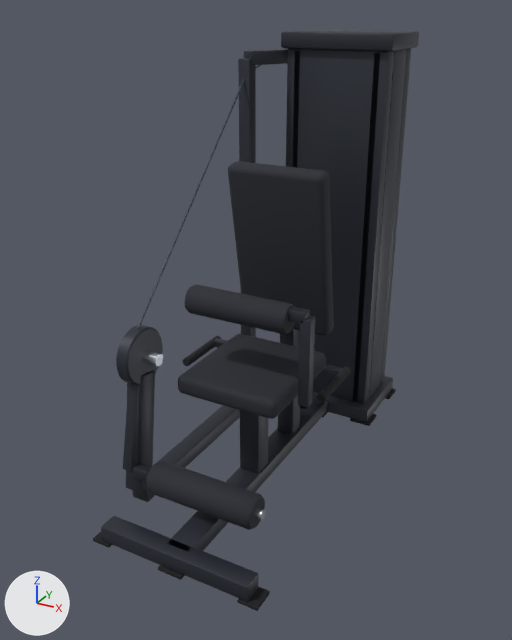
Before and after pictures for a commit that changed the glTF model exercise-motion/models/machines/leg-extension.glb.
Before and after are seen from a 50 mm camera at (1.07, -2.03, 1.64) aimed at (-0.04, 0.0, 0.62). Lighting does not change. The marker at lower left points along +X, +Y and +Z. The picture after the commit comes second. Where no turn or scale is listed for an object, it has been applied to the vertices.

The first picture shows 'frame.frame', 'frame.grip', 'frame.pad', 'frame.rubber', 'lever_arm.frame', 'lever_arm.pad' and 3 more.
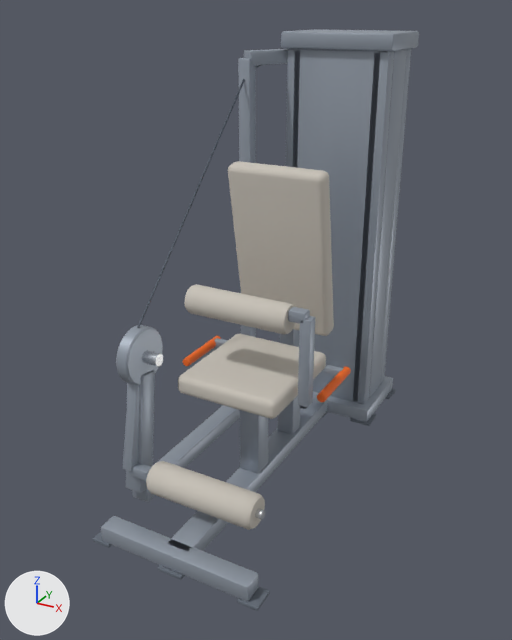
Boxes (x1, y1, x2, y2) around the edits, measured in the pictures (512 x 640 px):
```json
{"object": "frame.frame", "change": "recoloured", "before": [101, 29, 419, 602], "after": [101, 29, 419, 602], "on screen": "dark grey to grey"}
{"object": "frame.pad", "change": "recoloured", "before": [178, 161, 334, 419], "after": [178, 161, 334, 419], "on screen": "black to light grey"}
{"object": "lever_arm.pad", "change": "recoloured", "before": [146, 461, 265, 530], "after": [146, 461, 265, 530], "on screen": "black to light grey"}
{"object": "lever_arm.frame", "change": "recoloured", "before": [116, 325, 163, 481], "after": [116, 325, 163, 481], "on screen": "dark grey to grey"}
{"object": "frame.rubber", "change": "recoloured", "before": [93, 388, 396, 611], "after": [93, 388, 396, 611]}
{"object": "frame.grip", "change": "recoloured", "before": [182, 336, 351, 402], "after": [182, 336, 351, 402]}
```

The change, as JSON lines over the scene's bpy script:
```json
{"op": "set", "path": "mat_mat_frame.base_color", "old": "(0.0273, 0.0331, 0.0452)", "new": "(0.319, 0.361, 0.423)", "note": "dark grey #2e333c -> grey #99a2ae"}
{"op": "set", "path": "mat_mat_grip.base_color", "old": "(0.0103, 0.0123, 0.016)", "new": "(0.888, 0.147, 0.0123)", "note": "black #1a1d22 -> orange #f26b1d"}
{"op": "set", "path": "mat_mat_pad.base_color", "old": "(0.0168, 0.0203, 0.0284)", "new": "(0.584, 0.546, 0.485)", "note": "black #23272f -> light grey #c9c3b9"}
{"op": "set", "path": "mat_mat_rubber.base_color", "old": "(0.0075, 0.00857, 0.011)", "new": "(0.127, 0.15, 0.184)", "note": "black #15171b -> grey #646c77"}
```
